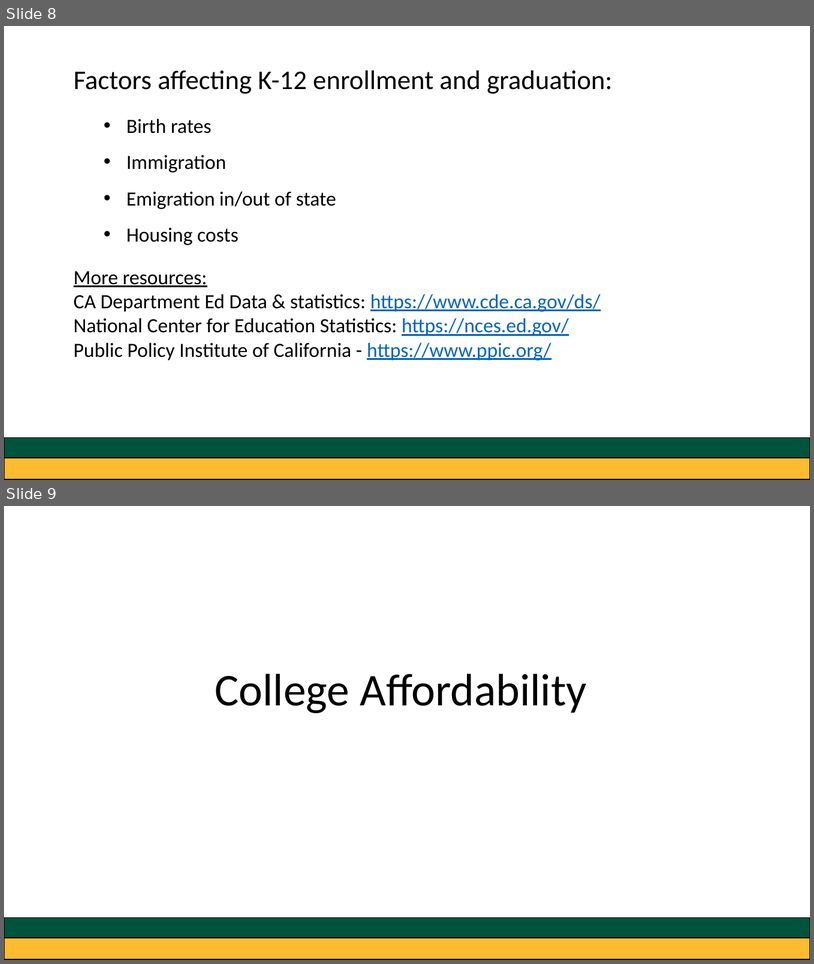
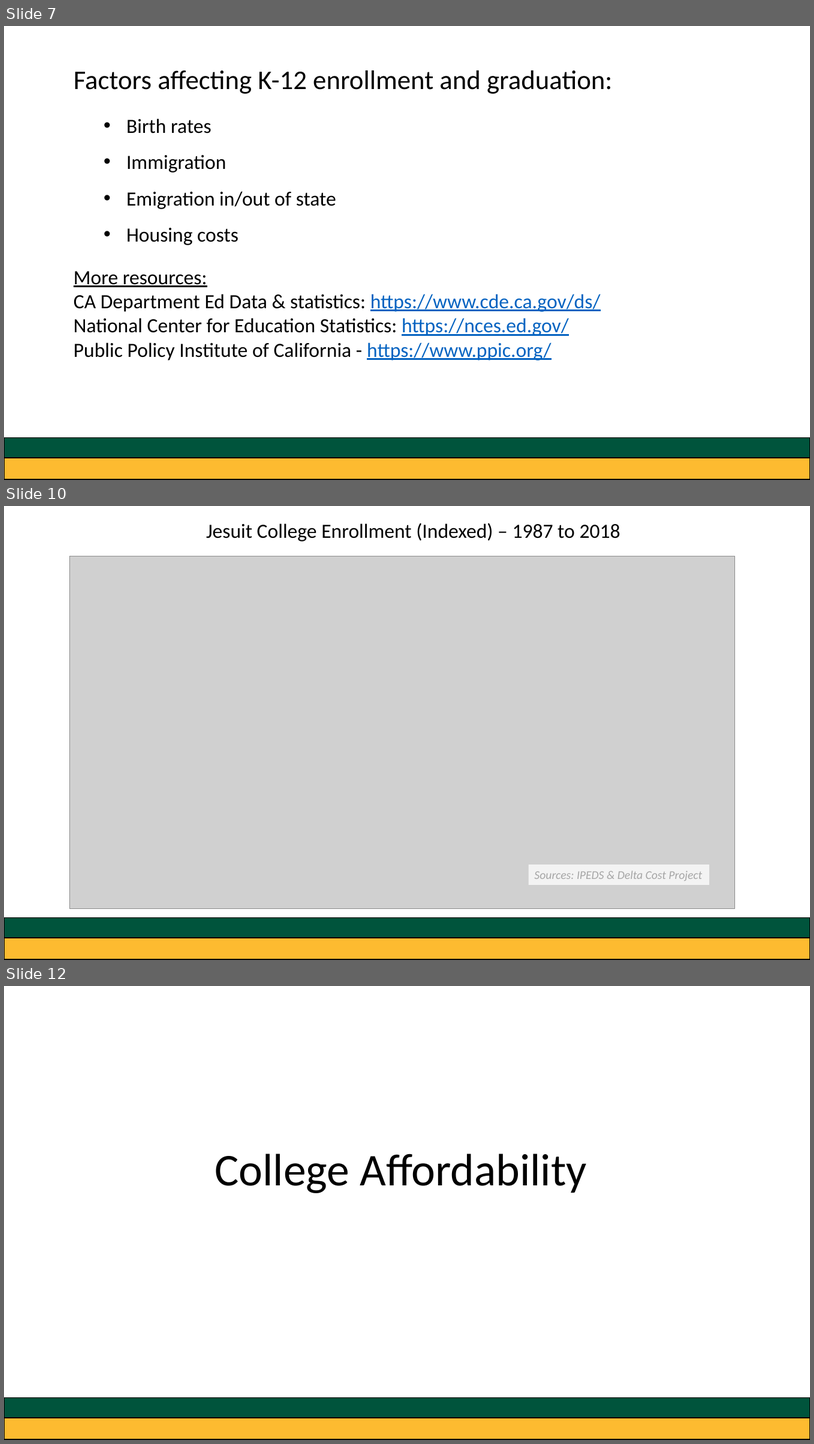
Before and after one commit to greg-dubrow/USF-talk-February-2020, a slide deck: usf_presentation_0220_gdubrow.pptx. Shown one above the other, each under a label of ours: slides 8 and 9 before the commit, slides 7, 10 and 12 after it; the slides between them are not shown. The pictures are 814x964 and 814x1444 pixels, drawn with LibreOffice and Linux fonts; fonts in the diff are those of the drawing; grey boxes stand for pictures. Boxes give left, top, right and bottom in pixels: in the first picture for what was removed or moved away, otherwise in the second. Text is boxed around its words. In the diff, an @@ line names an element or a change of style, - is before the commit and + after.

Commit message:
enroll & ppt

```diff
--- a/usf_presentation_0220_gdubrow.pptx
+++ b/usf_presentation_0220_gdubrow.pptx
@@ slide 10 added at bbox=[4, 506, 810, 960], background #FFFFFF @@
@@ text added at bbox=[206, 523, 621, 541], 24 pt, text #000000 @@
+Jesuit College Enrollment (Indexed) – 1987 to 2018
@@ picture added at bbox=[70, 556, 735, 907] @@
@@ rectangle added at bbox=[529, 864, 710, 885], fill #FFFFFF at 75% opacity, 14 pt, text #A6A6A6, italic @@
+Sources: IPEDS & Delta Cost Project
@@ rectangle added at bbox=[4, 918, 810, 937], fill #00543C, outline #000000 1 pt @@
@@ rectangle added at bbox=[4, 931, 810, 959], fill #FDBB30, outline #000000 1 pt @@
@@ what was slide 8 is now slide 7 @@
@@ what was slide 9 is now slide 12 @@
```
Also in this commit, not shown: 1 slide changed, 4 other slides added, 2 slides removed, 6 other files.
